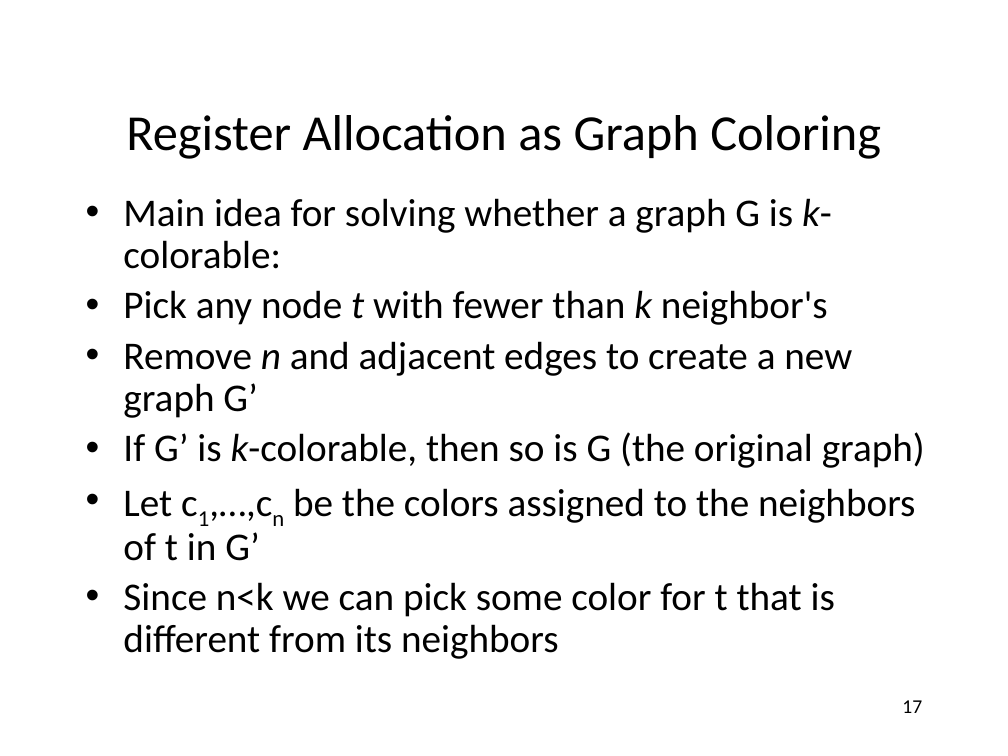
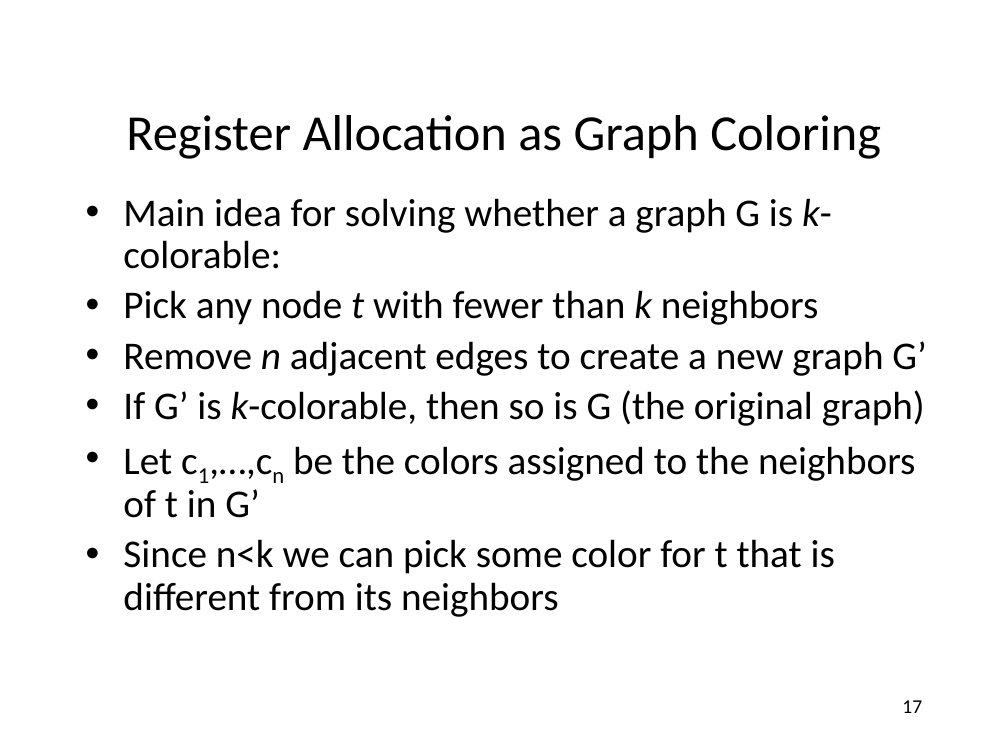
Before and after one commit to anoopsarkar/compilers-class, a slide deck: slide 17 of assets/ppt/opt/regalloc.pptx. Drawn at 1008x756 pixels with LibreOffice and Linux fonts; fonts in the diff are those of the drawing. Boxes give left, top, right and bottom in pixels: in the first picture for what was removed or moved away, otherwise in the second. Text is boxed around its words. In the diff, an @@ line names an element or a change of style, - is before the commit and + after.

```diff
--- a/assets/ppt/opt/regalloc.pptx
+++ b/assets/ppt/opt/regalloc.pptx
@@ text at bbox=[123, 290, 926, 376]: text changed @@
-• Pick any node t with fewer than k neighbor's
-• Remove n and adjacent edges to create a new graph G’
+• Pick any node t with fewer than k neighbors
+• Remove n adjacent edges to create a new graph G’
```
Also in this commit, not shown: 1 other slide changed, 2 other files.
